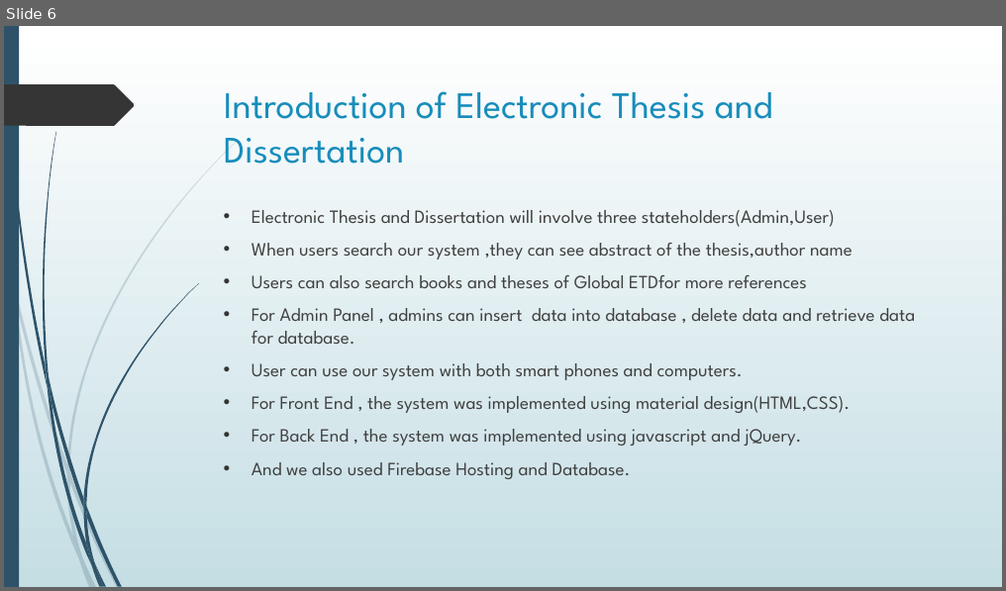
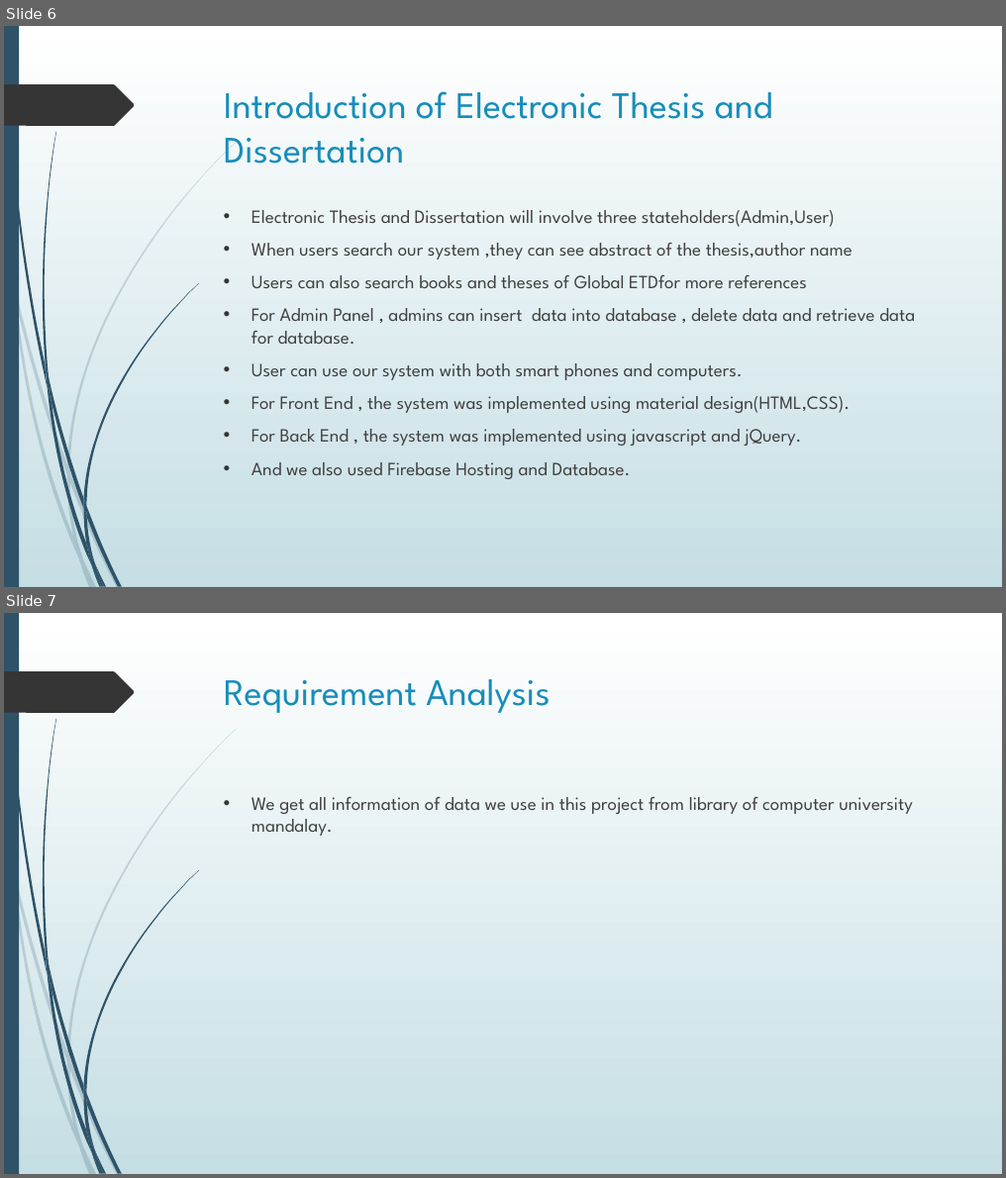
Before and after one commit to bravo-mdy-geo/Powerpoint, a slide deck: 1.pptx. Shown one above the other, each under a label of ours: slide 6 before the commit, slides 6 and 7 after it. The pictures are 1006x591 and 1006x1178 pixels, drawn with LibreOffice and Linux fonts; fonts in the diff are those of the drawing. Boxes give left, top, right and bottom in pixels: in the first picture for what was removed or moved away, otherwise in the second. Text is boxed around its words. In the diff, an @@ line names an element or a change of style, - is before the commit and + after.

Commit message:
add a few text

```diff
--- a/1.pptx
+++ b/1.pptx
@@ slide 7 added at [4,613,1002,1174], background gradient #FFFFFF to #C5DEE5; not listed: 24 template elements that a slide beside it also shows @@
@@ title added at [224,679,549,713], 36 pt, text #178DBB @@
+Requirement Analysis
@@ text added at [252,797,913,836], 18 pt, text #404040 @@
+• We get all information of data we use in this project from library of computer university mandalay.
```
Also in this commit, not shown: 8 other slides added.
